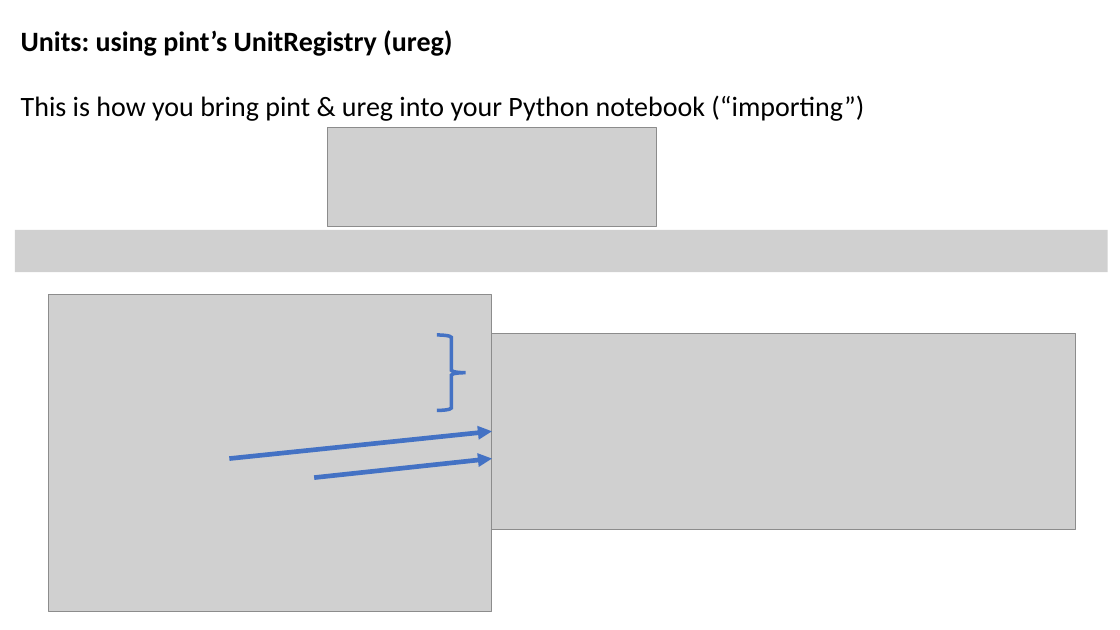
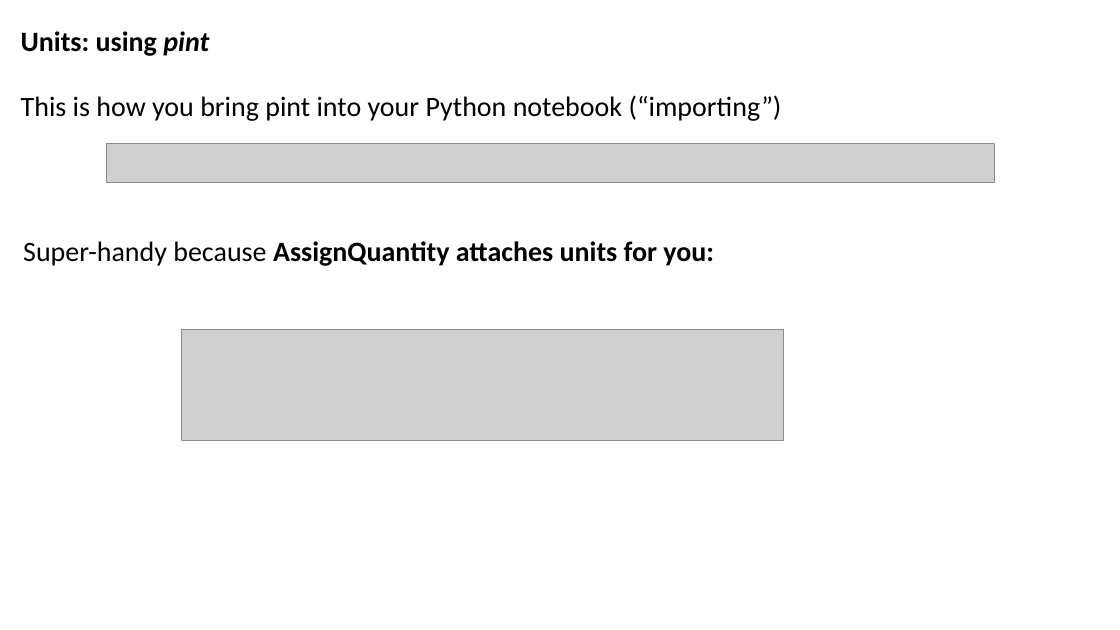
Before and after one commit to sneshyba/pypchem, a slide deck: slide 10 of Thermo 2022 (Neshyba)/Lectures/Week 1 - Gas laws/Week 1.2 Recap and moving forward.pptx (slide 9 before the commit). Drawn at 1120x630 pixels with LibreOffice and Linux fonts; fonts in the diff are those of the drawing; grey boxes stand for pictures. Boxes give left, top, right and bottom in pixels: in the first picture for what was removed or moved away, otherwise in the second. Text is boxed around its words. In the diff, an @@ line names an element or a change of style, - is before the commit and + after.

```diff
--- a/Thermo 2022 (Neshyba)/Lectures/Week 1 - Gas laws/Week 1.2 Recap and moving forward.pptx
+++ b/Thermo 2022 (Neshyba)/Lectures/Week 1 - Gas laws/Week 1.2 Recap and moving forward.pptx
@@ text at <box>21,31,209,56</box>: text changed @@
-Units: using pint’s UnitRegistry (ureg)
+Units: using pint
@@ text at <box>21,95,782,121</box>: text changed @@
-This is how you bring pint & ureg into your Python notebook (“importing”)
+This is how you bring pint into your Python notebook (“importing”)
@@ picture added at <box>107,144,995,182</box> @@
@@ picture removed at <box>328,127,656,227</box> @@
@@ picture removed at <box>15,230,1108,272</box> @@
@@ text added at <box>23,241,714,266</box>, 24 pt, text #000000, bold @@
+Super-handy because AssignQuantity attaches units for you:
@@ picture removed at <box>49,295,492,612</box> @@
@@ picture added at <box>181,329,784,440</box> @@
@@ right brace removed at <box>437,335,465,411</box> @@
@@ picture removed at <box>492,334,1076,529</box> @@
@@ arrow removed from (229, 459) to (492, 431) @@
@@ arrow removed from (314, 478) to (492, 459) @@
```
Also in this commit, not shown: 3 other slides changed, 7 slides added, 17 other files.
